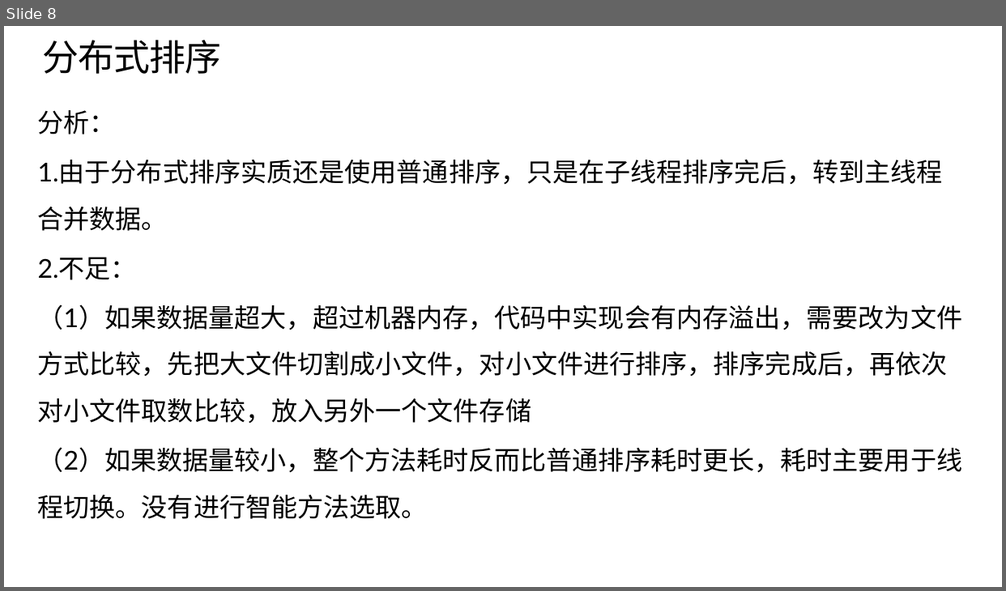
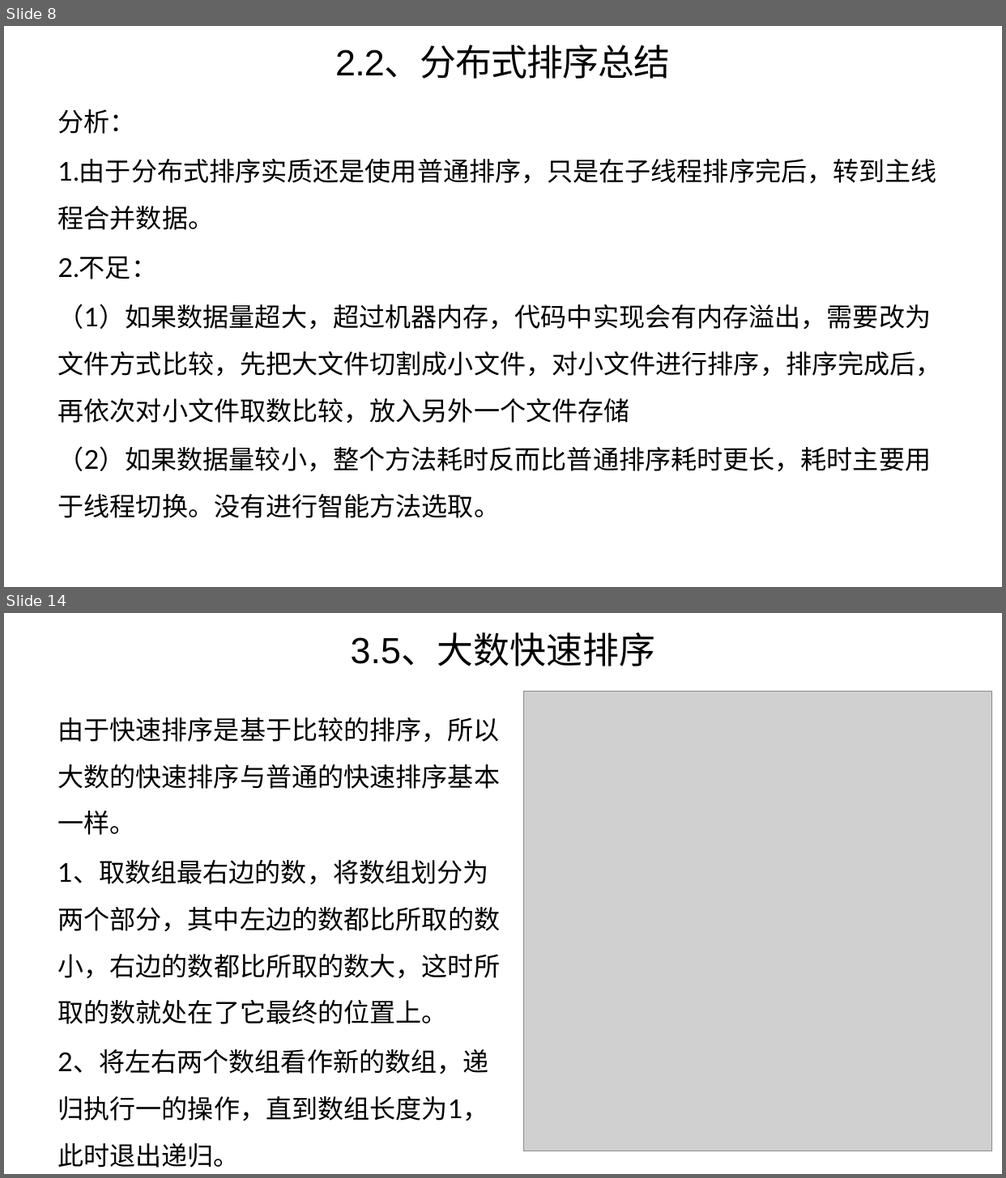
Before and after one commit to wanggy820/algorithm, a slide deck: 答辩报告.pptx. Shown one above the other, each under a label of ours: slide 8 before the commit, slides 8 and 14 after it; the slides between them are not shown. The pictures are 1006x591 and 1006x1178 pixels, drawn with LibreOffice and Linux fonts; fonts in the diff are those of the drawing; grey boxes stand for pictures. Boxes give left, top, right and bottom in pixels: in the first picture for what was removed or moved away, otherwise in the second. Text is boxed around its words. In the diff, an @@ line names an element or a change of style, - is before the commit and + after.

```diff
--- a/答辩报告.pptx
+++ b/答辩报告.pptx
@@ slide 14 added at (4, 613, 1002, 1174), background #FFFFFF @@
@@ title added at (351, 635, 655, 666), 70 pt, text #000000 @@
+3.5、大数快速排序
@@ picture added at (524, 691, 991, 1151) @@
@@ text added at (57, 717, 500, 1168), 50 pt, text #000000 @@
+由于快速排序是基于比较的排序，所以大数的快速排序与普通的快速排序基本一样。
+1、取数组最右边的数，将数组划分为两个部分，其中左边的数都比所取的数小，右边的数都比所取的数大，这时所取的数就处在了它最终的位置上。
+2、将左右两个数组看作新的数组，递归执行一的操作，直到数组长度为1，此时退出递归。
@@ slide 8 changed as well @@
@@ title at (335, 46, 671, 79): text changed @@
-分布式排序
+2.2、分布式排序总结
@@ text "分析：" rewrapped from (38, 110, 963, 519) to (58, 109, 942, 518) @@
```
Also in this commit, not shown: 7 other slides changed, 7 other slides added, 1 other file.
